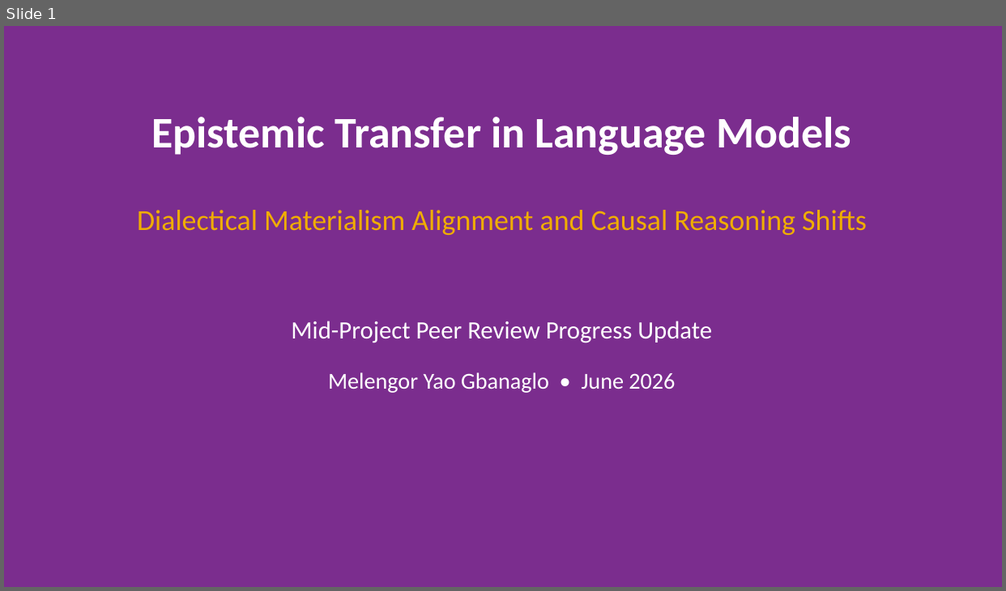
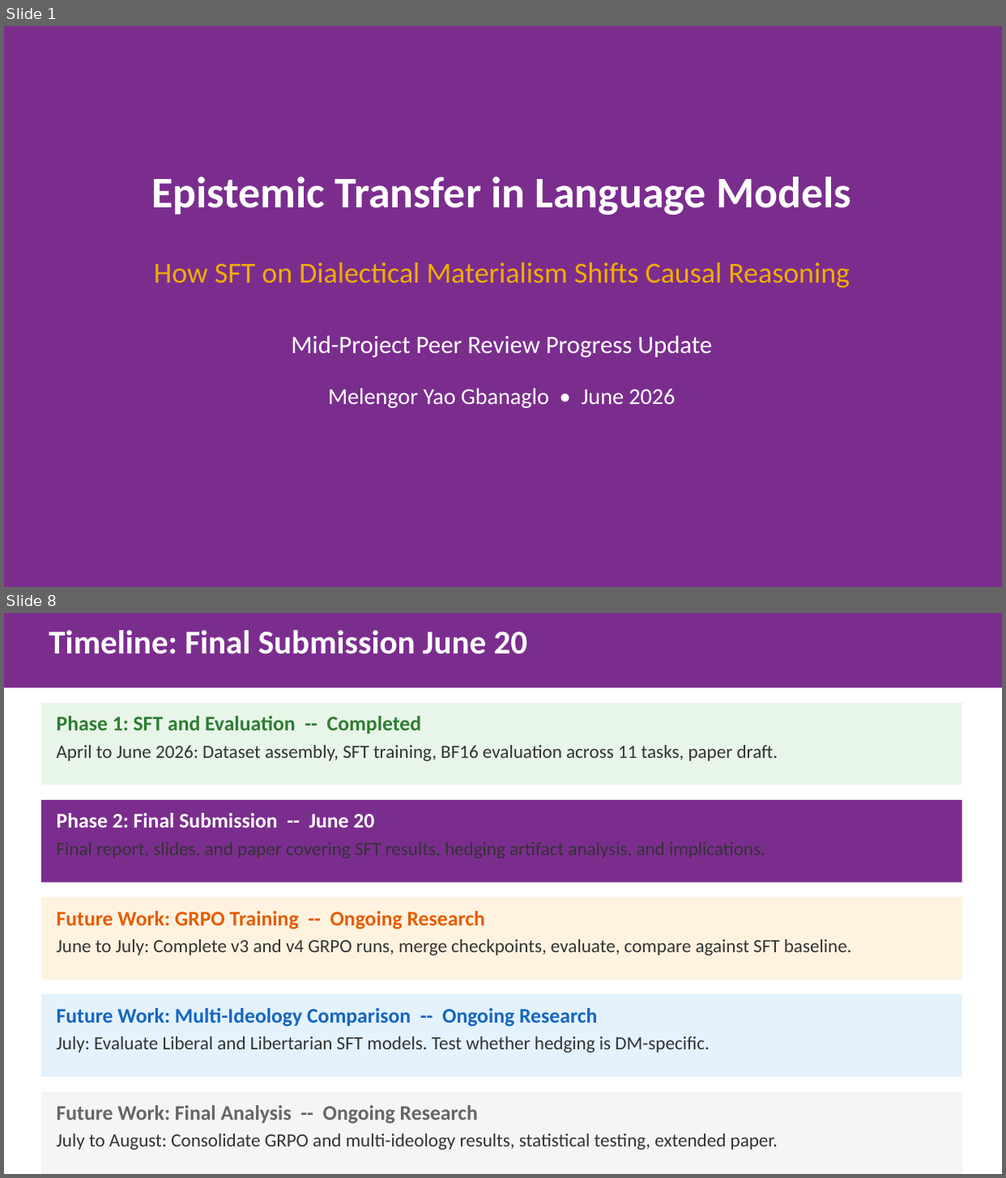
Before and after one commit to gbangban/ai-ideology-study, a slide deck: docs/proposals/peer_review_progress_slides.pptx. Shown one above the other, each under a label of ours: slide 1 before the commit, slides 1 and 8 after it; the slides between them are not shown. The pictures are 1006x591 and 1006x1178 pixels, drawn with LibreOffice and Linux fonts; fonts in the diff are those of the drawing. Boxes give left, top, right and bottom in pixels: in the first picture for what was removed or moved away, otherwise in the second. Text is boxed around its words. In the diff, an @@ line names an element or a change of style, - is before the commit and + after.

Commit message:
style: refine slide generator and update paper narrative
Update `generate_peer_review_slides.py` with a structured story arc,
style guide, and new background fill utilities for visual consistency.
Refine LaTeX narrative to remove hedging language and clarify the
distinction between formal and applied causal reasoning results.
Add research reference PDFs to `.gitignore` to exclude large files.

```diff
--- a/docs/proposals/peer_review_progress_slides.pptx
+++ b/docs/proposals/peer_review_progress_slides.pptx
@@ slide 8 added at (4,613,1002,1174), background #FFFFFF @@
@@ rectangle added at (4,613,1002,688), fill #7B2D8E, 32 pt, text #FFFFFF, bold @@
+Timeline: Final Submission June 20
@@ rectangle added at (41,703,962,786), fill #E8F5E9, 18 pt, text #333333 @@
+Phase 1: SFT and Evaluation -- Completed
+April to June 2026: Dataset assembly, SFT training, BF16 evaluation across 11 tasks, paper draft.
@@ rectangle added at (41,800,962,883), fill #7B2D8E, 18 pt, text #333333 @@
+Phase 2: Final Submission -- June 20
+Final report, slides, and paper covering SFT results, hedging artifact analysis, and implications.
@@ rectangle added at (41,897,962,980), fill #FFF3E0, 18 pt, text #333333 @@
+Future Work: GRPO Training -- Ongoing Research
+June to July: Complete v3 and v4 GRPO runs, merge checkpoints, evaluate, compare against SFT baseline.
@@ rectangle added at (41,995,962,1077), fill #E3F2FD, 18 pt, text #333333 @@
+Future Work: Multi-Ideology Comparison -- Ongoing Research
+July: Evaluate Liberal and Libertarian SFT models. Test whether hedging is DM-specific.
@@ rectangle added at (41,1093,962,1174), fill #F5F5F5, 18 pt, text #333333 @@
+Future Work: Final Analysis -- Ongoing Research
+July to August: Consolidate GRPO and multi-ideology results, statistical testing, extended paper.
@@ slide 1 changed as well @@
@@ text "Epistemic Transfer in Language Models": place and size @@
-text "Epistemic Transfer in Language Models" at (151,117,851,155)
+text "Epistemic Transfer in Language Models" at (151,177,851,215)
@@ text at (154,263,850,288): text changed @@
-Dialectical Materialism Alignment and Causal Reasoning Shifts
+How SFT on Dialectical Materialism Shifts Causal Reasoning
@@ text "Mid-Project Peer Review Progress Update": place and size @@
-text "Mid-Project Peer Review Progress Update" at (291,321,712,344)
+text "Mid-Project Peer Review Progress Update" at (291,335,712,358)
@@ text "Melengor Yao Gbanaglo • June ...": place and size @@
-text "Melengor Yao Gbanaglo • June ..." at (328,373,675,393)
+text "Melengor Yao Gbanaglo • June ..." at (328,388,675,408)
```
Also in this commit, not shown: 1 other slide changed, 6 other slides added, 8 slides removed, 9 other files.
